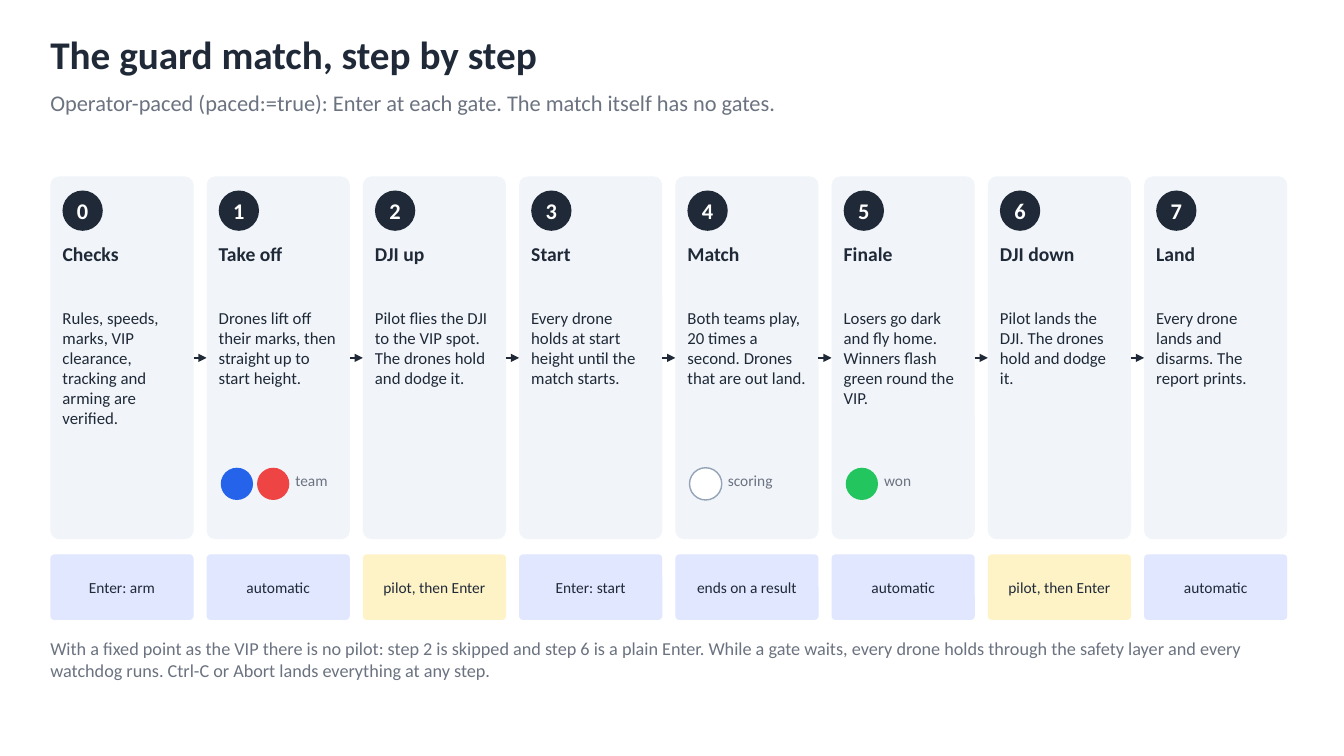
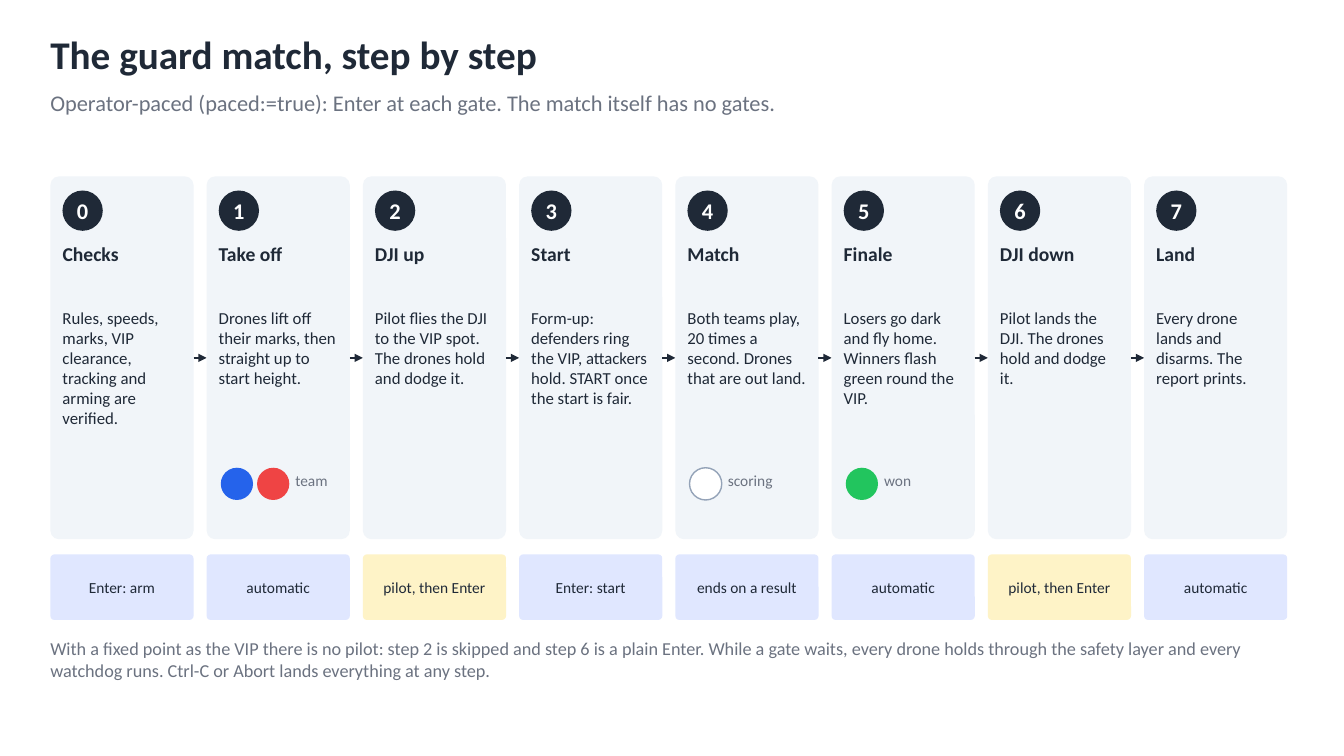
Before and after one commit to AI-DA-STC/CrazySwarm2-with-Mocap_Strike-and-Guard, a slide deck: slide 32 of docs/diagrams/strike-and-guard-diagrams.pptx. Drawn at 1344x756 pixels with LibreOffice and Linux fonts; fonts in the diff are those of the drawing. Boxes give left, top, right and bottom in pixels: in the first picture for what was removed or moved away, otherwise in the second. Text is boxed around its words. In the diff, an @@ line names an element or a change of style, - is before the commit and + after.

```diff
--- a/docs/diagrams/strike-and-guard-diagrams.pptx
+++ b/docs/diagrams/strike-and-guard-diagrams.pptx
@@ text at bbox=[531, 313, 648, 404]: text changed @@
-Every drone holds at start height until the match starts.
+Form-up: defenders ring the VIP, attackers hold. START once the start is fair.
```
Also in this commit, not shown: 3 other slides changed, 8 slides added, 51 other files.
